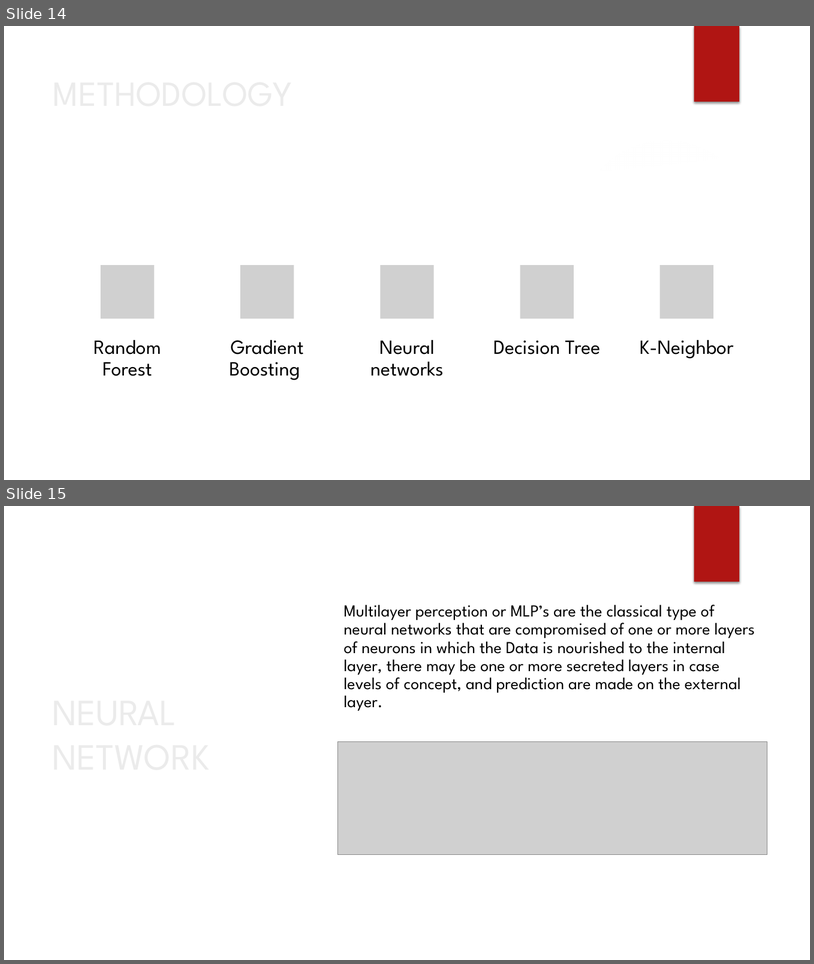
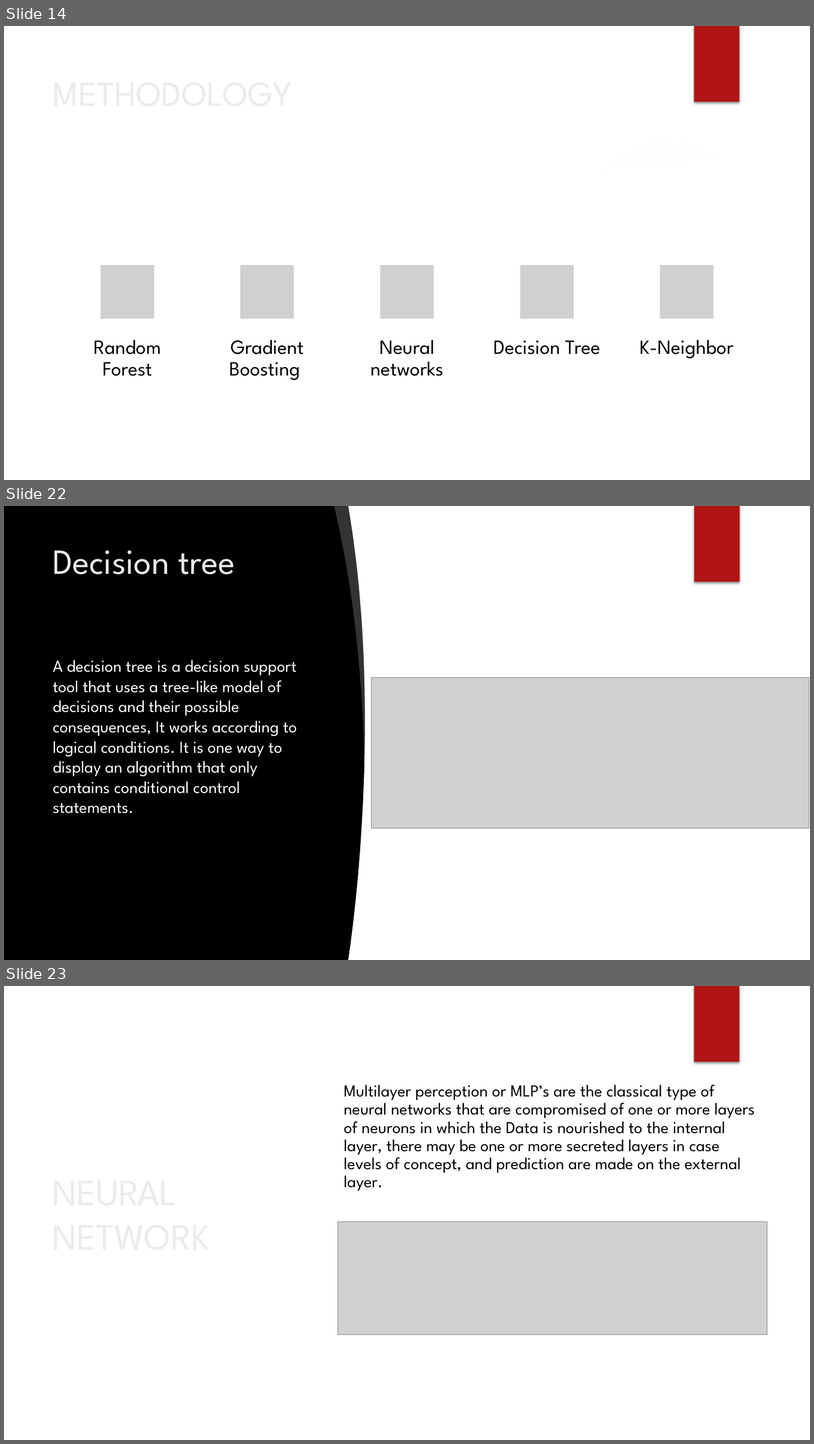
Before and after one commit to varinderjit123/LOS, a slide deck: LOS_Presentation.pptx. Shown one above the other, each under a label of ours: slides 14 and 15 before the commit, slides 14, 22 and 23 after it; the slides between them are not shown. The pictures are 814x964 and 814x1444 pixels, drawn with LibreOffice and Linux fonts; fonts in the diff are those of the drawing; grey boxes stand for pictures; background and template pictures are left out. Boxes give left, top, right and bottom in pixels: in the first picture for what was removed or moved away, otherwise in the second. Text is boxed around its words. In the diff, an @@ line names an element or a change of style, - is before the commit and + after.

```diff
--- a/LOS_Presentation.pptx
+++ b/LOS_Presentation.pptx
@@ slide 22 added at [4,506,810,960], background picture (left out) @@
@@ freeform shape added at [335,506,371,751], fill #FFFFFF at 20% opacity @@
@@ freeform shape added at [348,506,810,960], fill #FFFFFF @@
@@ rectangle added at [694,506,740,582], fill #B01513 @@
@@ rectangle added at [695,506,740,582], fill #B01513 @@
@@ title added at [53,550,235,574], 42 pt, text #EBEBEB @@
+Decision tree
@@ ellipse added at [573,617,759,803], fill gradient #50B9C1 @@
@@ text added at [53,660,297,813], 20 pt, text #FFFFFF @@
+A decision tree is a decision support tool that uses a tree-like model of decisions and their possible consequences, It works according to logical conditions. It is one way to display an algorithm that only contains conditional control statements.
@@ picture added at [371,677,810,828] @@
@@ what was slide 15 is now slide 23 @@
```
Also in this commit, not shown: 2 slides changed, 7 other slides added.
